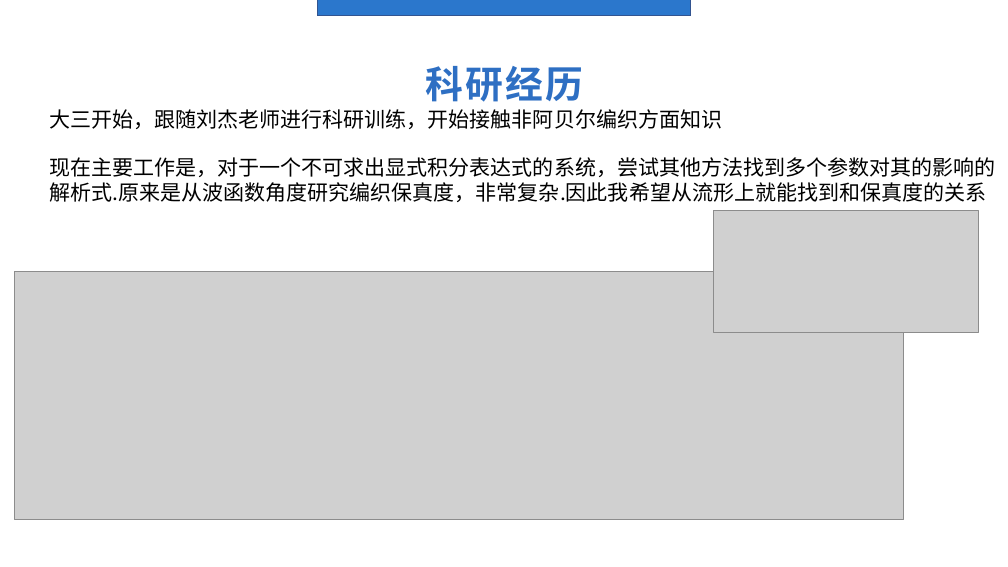
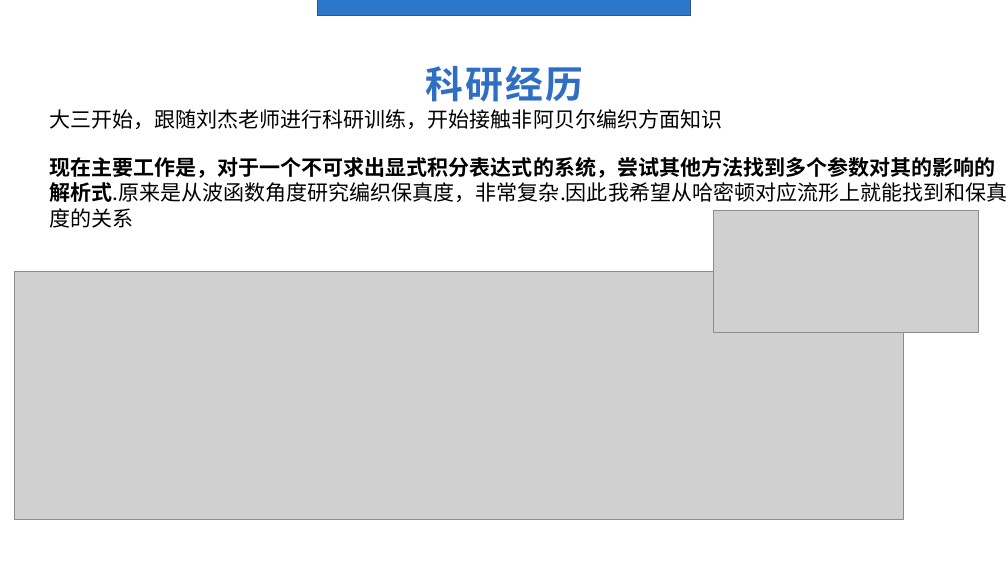
Before and after one commit to Asice-Cloud/quantummmm, a slide deck: slide 5 of inter/12.pptx. Drawn at 1008x567 pixels with LibreOffice and Linux fonts; fonts in the diff are those of the drawing; grey boxes stand for pictures. Boxes give left, top, right and bottom in pixels: in the first picture for what was removed or moved away, otherwise in the second. Text is boxed around its words. In the diff, an @@ line names an element or a change of style, - is before the commit and + after.

```diff
--- a/inter/12.pptx
+++ b/inter/12.pptx
@@ text at box(49, 157, 1007, 228): text changed; bold on @@
-现在主要工作是，对于一个不可求出显式积分表达式的系统，尝试其他方法找到多个参数对其的影响的解析式.原来是从波函数角度研究编织保真度，非常复杂.因此我希望从流形上就能找到和保真度的关系
+现在主要工作是，对于一个不可求出显式积分表达式的系统，尝试其他方法找到多个参数对其的影响的解析式.原来是从波函数角度研究编织保真度，非常复杂.因此我希望从哈密顿对应流形上就能找到和保真度的关系
```
Also in this commit, not shown: 2 other slides changed.
